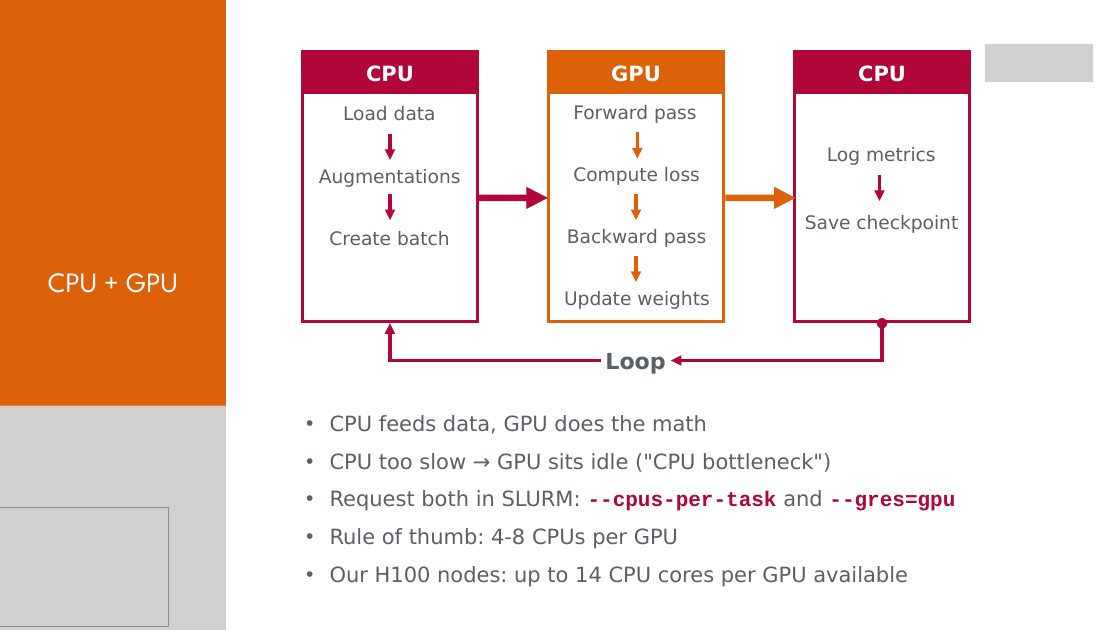
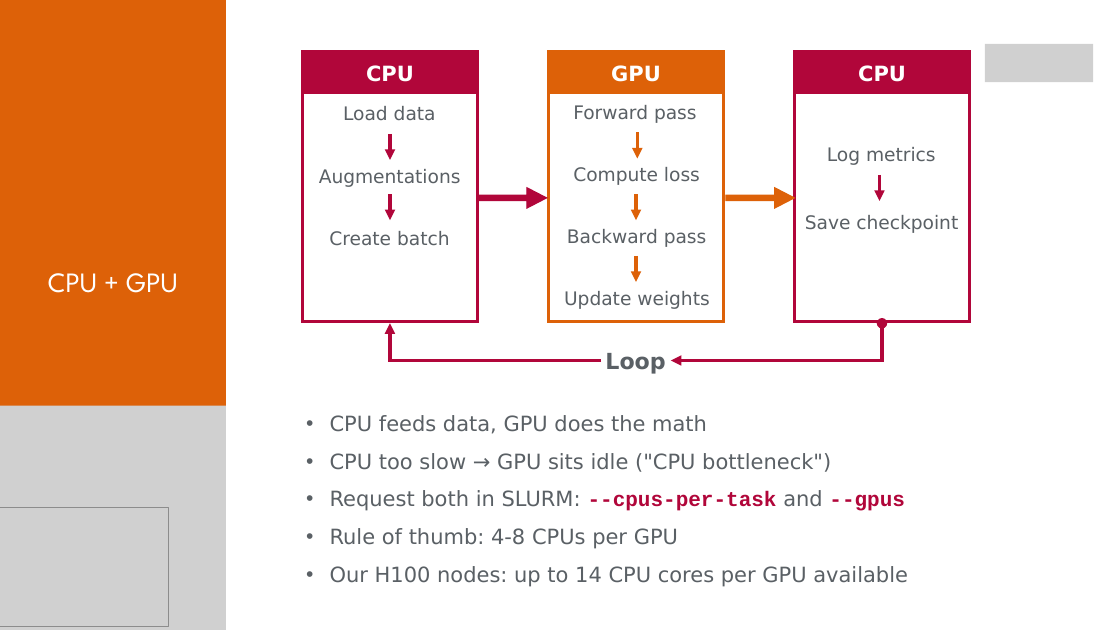
Before and after one commit to aihpi/workshop-slurm, a slide deck: slide 25 of slides/workshop-slurm.pptx. Drawn at 1120x630 pixels with LibreOffice and Linux fonts; fonts in the diff are those of the drawing; grey boxes stand for pictures. Boxes give left, top, right and bottom in pixels: in the first picture for what was removed or moved away, otherwise in the second. Text is boxed around its words. In the diff, an @@ line names an element or a change of style, - is before the commit and + after.

```diff
--- a/slides/workshop-slurm.pptx
+++ b/slides/workshop-slurm.pptx
@@ text at box(330, 490, 905, 511): text changed; font Courier New to DejaVu Sans; text colour #B1063A to #5A6065; bold off @@
-• Request both in SLURM: --cpus-per-task and --gres=gpu
+• Request both in SLURM: --cpus-per-task and --gpus
```
Also in this commit, not shown: 2 other slides changed, 10 slides removed, 5 other files.
